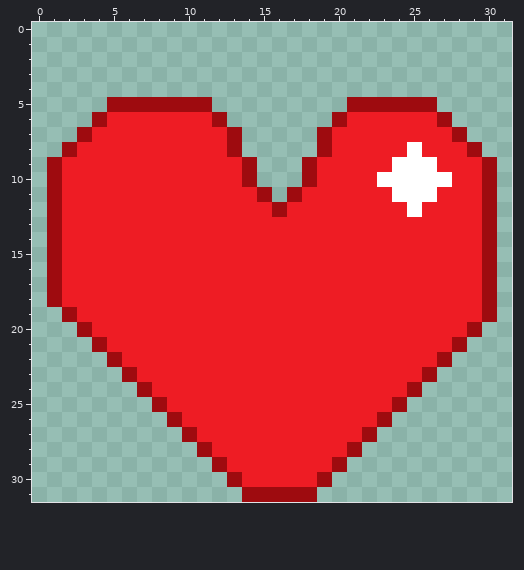
One commit to this pixel-art sprite: Unbearable GM 2.3/sprites/s_corazon/layers/ef069ea1-4a5e-496c-ba7b-4cac54d75a84/2c590eba-712b-484a-a60f-337d023d10bc.png. The picture above was drawn from the file before the commit.
The file is 32x32 pixels.
After:
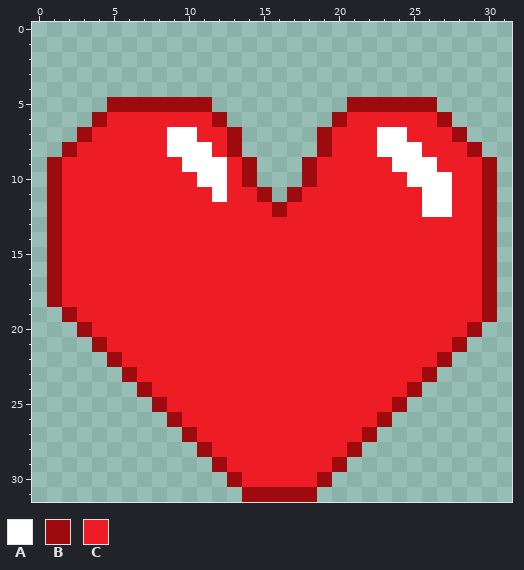
Palette (. is transparent): A #ffffff  B #9e0b0f  C #ee1c24
Diff:
{"y":7,"x":9,"old":"CC","new":"AA"}
{"y":7,"x":23,"old":"CC","new":"AA"}
{"y":8,"x":9,"old":"CCC","new":"AAA"}
{"y":8,"x":23,"old":"CC","new":"AA"}
{"y":9,"x":10,"old":"CCC","new":"AAA"}
{"y":10,"x":11,"old":"CC","new":"AA"}
{"y":10,"x":23,"old":"AA","new":"CC"}
{"y":11,"x":12,"old":"C","new":"A"}
{"y":11,"x":24,"old":"AA","new":"CC"}
{"y":11,"x":27,"old":"C","new":"A"}
{"y":12,"x":25,"old":"ACC","new":"CAA"}
